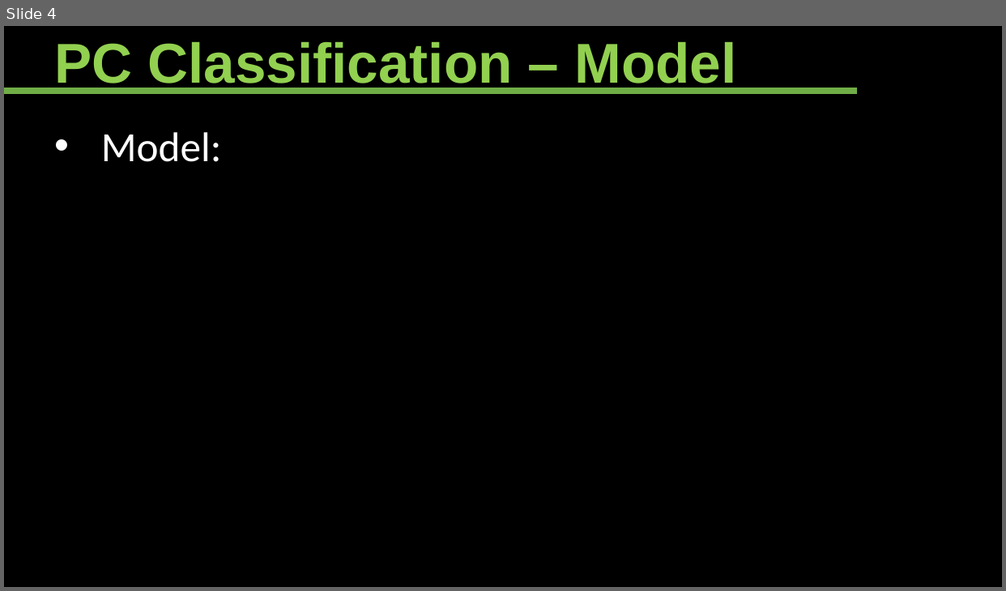
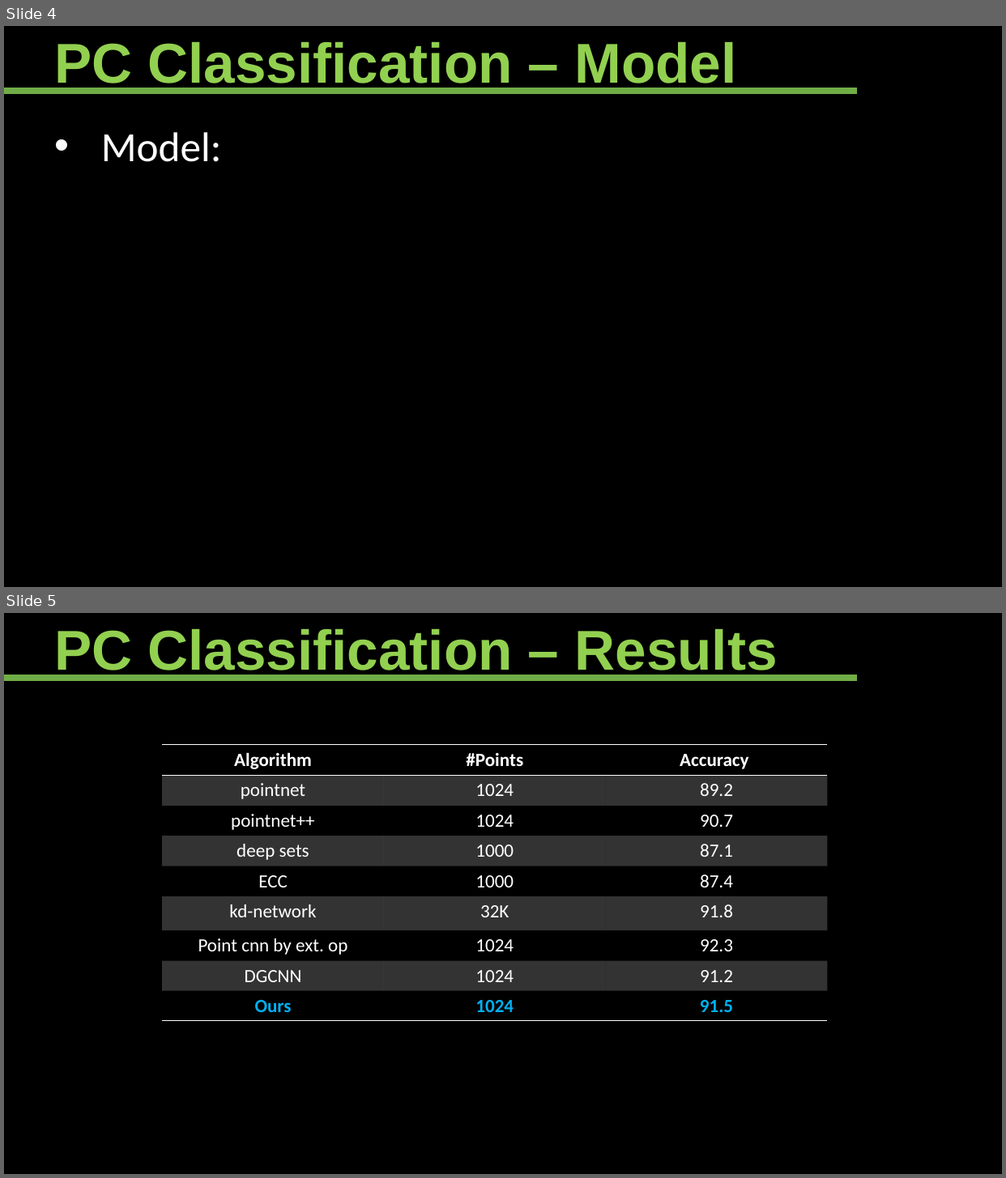
Before and after one commit to Ahdhn/EEC289Q-S18, a slide deck: Project/slides/XYZ.pptx. Shown one above the other, each under a label of ours: slide 4 before the commit, slides 4 and 5 after it. The pictures are 1006x591 and 1006x1178 pixels, drawn with LibreOffice and Linux fonts; fonts in the diff are those of the drawing. Boxes give left, top, right and bottom in pixels: in the first picture for what was removed or moved away, otherwise in the second. Text is boxed around its words. In the diff, an @@ line names an element or a change of style, - is before the commit and + after.

Commit message:
slides++

```diff
--- a/Project/slides/XYZ.pptx
+++ b/Project/slides/XYZ.pptx
@@ slide 5 added at (4,613,1002,1174), background #000000 @@
@@ text added at (54,628,777,680), 54 pt, text #92D050, bold @@
+PC Classification – Results
@@ line added from (4, 677) to (858, 677), #70AD47 6 pt @@
@@ table added at (162,745,827,1021), 9 rows, 3 columns @@
+Algorithm | #Points | Accuracy
+pointnet | 1024 | 89.2
+pointnet++ | 1024 | 90.7
+deep sets | 1000 | 87.1
+ECC | 1000 | 87.4
+kd-network | 32K | 91.8
+Point cnn by ext. op | 1024 | 92.3
+DGCNN | 1024 | 91.2
+Ours | 1024 | 91.5
```
Also in this commit, not shown: 1 slide changed.
